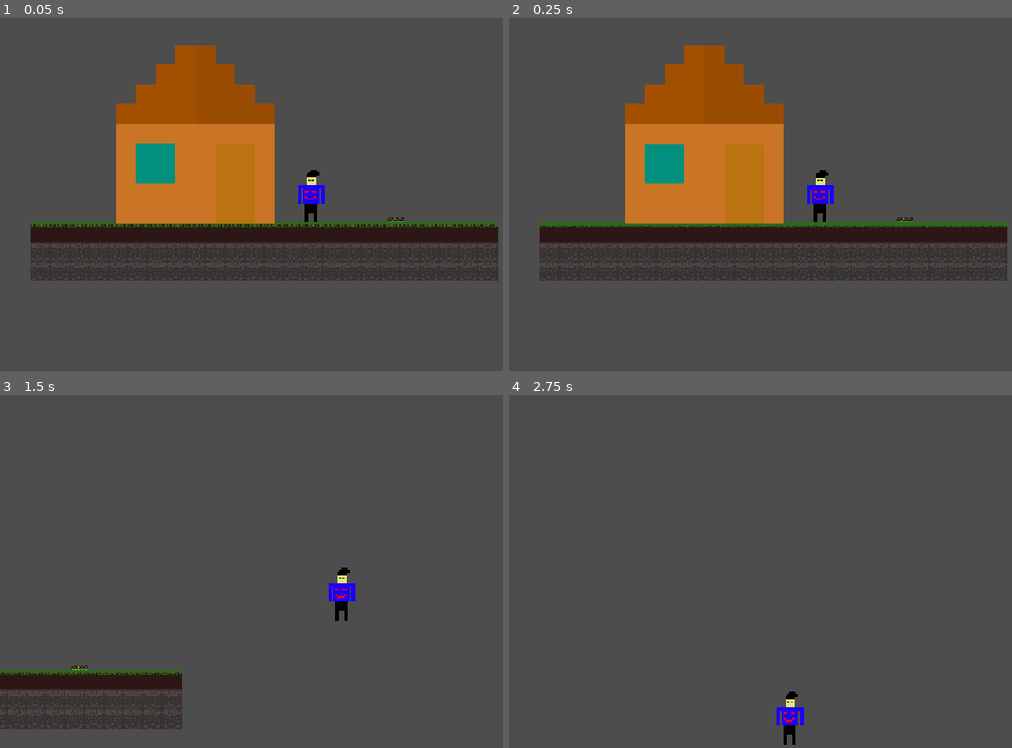
Above: before the commit, frames 1-4 (two rows, left to right).
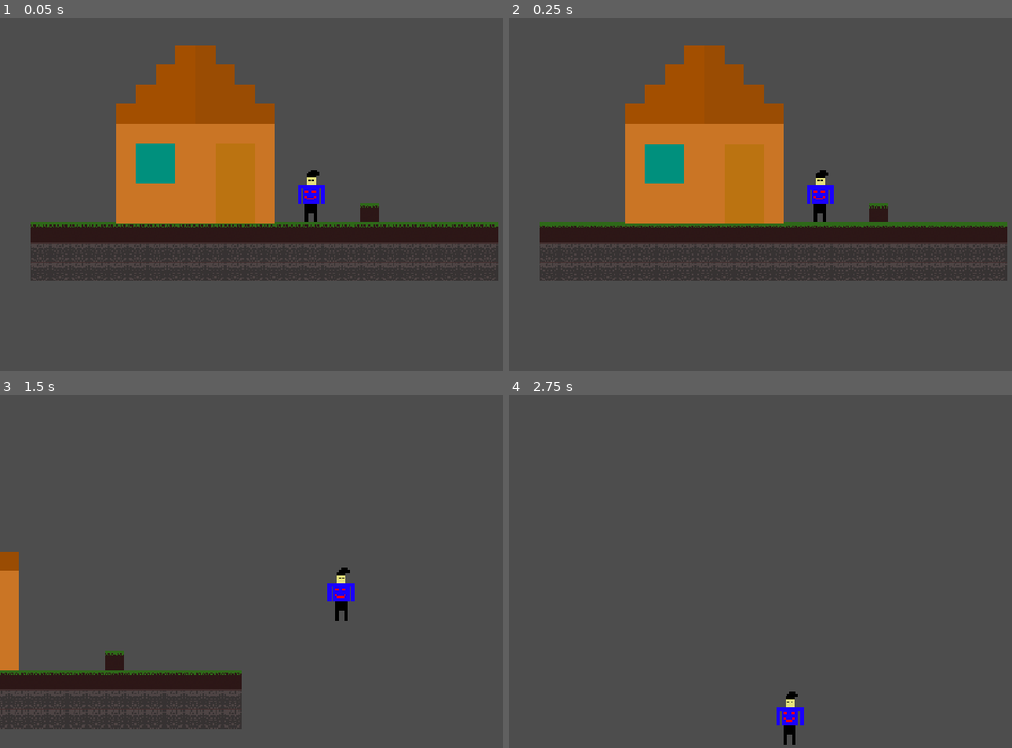
Above: after the commit, the same moments.

Repository: TheAbdullahSaleem/First-project-
Game: Godot game, scene res://scenes/world/World.tscn
Same seed, same stepped clock (60 frames per second), same inputs: the game is played once before the commit and once after it. This scene is started directly instead of the project's main scene.
Inputs (mouse positions are in pixels of both pictures, inside the frame that each line leads up to):
- Up to frame 1 (0.05 s): no input
- Up to frame 2 (0.25 s): no input
- Up to frame 3 (1.5 s): tap Enter at 0.5 s; move the mouse to (452, 553) at 0.52 s; press the mouse at (452, 553) at 0.53 s; hold D (right) from 0.53 s (still down); tap W (up) at 0.77 s; move the mouse to (186, 589) at 1.27 s; release the mouse at (186, 589) at 1.28 s; tap E (Interact) at 1.35 s
- Up to frame 4 (2.75 s): tap W (up) at 1.52 s; move the mouse to (886, 493) at 2.02 s; release D (right) at 2.03 s; press the mouse at (886, 493) at 2.03 s; hold A (left) from 2.03 s (still down)

The runs differ from the first frame. In frame 1, 0.2% of the frame differs, in the area x 71-81%, y 52-58%; in frame 2, 0.2%; in frame 3, 3.4%, in the area x 0-71%, y 44-95%; in frame 4, nothing differs.

Commit message:
Plating done

Diff:
--- /dev/null
+++ b/Resources/WheatData.tres
@@ -0,0 +1,12 @@
+[gd_resource type="Resource" script_class="CropData" format=3 uid="uid://bdhf4pwfv3csv"]
+
+[ext_resource type="Script" uid="uid://d23t0t4842lfg" path="res://scripts/crops/CropData.gd" id="1_00vbn"]
+[ext_resource type="Texture2D" uid="uid://11ed2s0nnns2" path="res://assets/sprites/crops/crop2_stage1.png" id="2_k8n7g"]
+[ext_resource type="Texture2D" uid="uid://7llfi75kpg07" path="res://assets/sprites/crops/crop2_stage2.png" id="3_xn7hg"]
+[ext_resource type="Texture2D" uid="uid://c1u350ob3offj" path="res://assets/sprites/crops/crop2_stage3.png" id="4_poer4"]
+[ext_resource type="Texture2D" uid="uid://33mcs0t2skuf" path="res://assets/sprites/crops/crop2_stage4.png" id="5_c7c3k"]
+
+[resource]
+script = ExtResource("1_00vbn")
+stage_textures = Array[Texture2D]([ExtResource("2_k8n7g"), ExtResource("3_xn7hg"), ExtResource("4_poer4"), ExtResource("5_c7c3k")])
+metadata/_custom_type_script = "uid://d23t0t4842lfg"
--- a/scenes/crops/Crop.tscn
+++ b/scenes/crops/Crop.tscn
@@ -31,9 +31,9 @@
 
 [node name="Label" type="Label" parent="." unique_id=724424556]
 offset_left = -20.0
-offset_top = -44.0
+offset_top = -26.0
 offset_right = 20.0
-offset_bottom = -21.0
+offset_bottom = -3.0
 theme_override_font_sizes/font_size = 10
 text = "[E]"
 horizontal_alignment = 1
--- a/scenes/crops/SoilTile.tscn
+++ b/scenes/crops/SoilTile.tscn
@@ -1,10 +1,10 @@
 [gd_scene format=3 uid="uid://eijxise53vdx"]
 
 [ext_resource type="Script" uid="uid://hig1biga7hhp" path="res://scripts/crops/SoilTile.gd" id="1_l3g8s"]
-[ext_resource type="Script" uid="uid://qb8hg4qh2lib" path="res://scripts/crops/Crop.gd" id="1_vfscn"]
 [ext_resource type="Script" uid="uid://d23t0t4842lfg" path="res://scripts/crops/CropData.gd" id="2_pq2ry"]
 [ext_resource type="Texture2D" uid="uid://byol681bbevf4" path="res://assets/sprites/crops/soiltile.png" id="3_pq2ry"]
 [ext_resource type="Script" uid="uid://nu6lxw81fvnw" path="res://scripts/system/interactable.gd" id="4_jgn0q"]
+[ext_resource type="Texture2D" uid="uid://byopkivmy4rkk" path="res://assets/sprites/crops/grass.png" id="4_tvp7b"]
 
 [sub_resource type="Resource" id="Resource_vfscn"]
 script = ExtResource("2_pq2ry")
@@ -13,23 +13,25 @@
 [sub_resource type="RectangleShape2D" id="RectangleShape2D_pq2ry"]
 size = Vector2(4, 12)
 
+[sub_resource type="RectangleShape2D" id="RectangleShape2D_00we2"]
+size = Vector2(16, 16)
+
 [node name="SoilTile" type="Node2D" unique_id=579594894]
 script = ExtResource("1_l3g8s")
 default_crop_data = SubResource("Resource_vfscn")
+tilled_texture = ExtResource("3_pq2ry")
+bare_texture = ExtResource("4_tvp7b")
 
 [node name="Sprite2D" type="Sprite2D" parent="." unique_id=2075368317]
-texture = ExtResource("3_pq2ry")
 
-[node name="Area2D" type="Area2D" parent="." unique_id=511603673]
+[node name="Area2D" type="Area2D" parent="." unique_id=511603673 node_paths=PackedStringArray("prompt_label")]
 script = ExtResource("4_jgn0q")
+prompt_label = NodePath("../Label")
 
 [node name="CollisionShape2D" type="CollisionShape2D" parent="Area2D" unique_id=1988483769]
+physics_interpolation_mode = 1
 position = Vector2(0, -14)
 shape = SubResource("RectangleShape2D_pq2ry")
-
-[node name="Crop" type="Node2D" parent="." unique_id=1584161492]
-script = ExtResource("1_vfscn")
-metadata/_custom_type_script = "uid://qb8hg4qh2lib"
 
 [node name="Label" type="Label" parent="." unique_id=535253080]
 offset_left = -20.0
@@ -40,3 +42,8 @@
 text = "[E]"
 horizontal_alignment = 1
 vertical_alignment = 1
+
+[node name="StaticBody2D" type="StaticBody2D" parent="." unique_id=1407595783]
+
+[node name="CollisionShape2D" type="CollisionShape2D" parent="StaticBody2D" unique_id=1642152618]
+shape = SubResource("RectangleShape2D_00we2")
--- a/scenes/world/World.tscn
+++ b/scenes/world/World.tscn
@@ -1,11 +1,12 @@
 [gd_scene format=4 uid="uid://dhv0iwhuhemvr"]
 
+[ext_resource type="PackedScene" uid="uid://eijxise53vdx" path="res://scenes/crops/SoilTile.tscn" id="1_5qbjp"]
 [ext_resource type="Texture2D" uid="uid://byopkivmy4rkk" path="res://assets/sprites/crops/grass.png" id="1_qxiha"]
 [ext_resource type="Texture2D" uid="uid://djfksoaqkcqs7" path="res://assets/sprites/crops/ground.png" id="2_i1jm3"]
 [ext_resource type="Texture2D" uid="uid://byol681bbevf4" path="res://assets/sprites/crops/soiltile.png" id="3_252at"]
 [ext_resource type="PackedScene" uid="uid://di5j4qsfsh1s1" path="res://scenes/world/House/house.tscn" id="4_qh0kd"]
 [ext_resource type="PackedScene" uid="uid://dgh7exavoppb7" path="res://scenes/player/character_body_2d.tscn" id="5_yr1n6"]
-[ext_resource type="PackedScene" uid="uid://qcomiwmyqvql" path="res://scenes/crops/Crop.tscn" id="6_i1jm3"]
+[ext_resource type="Resource" uid="uid://bdhf4pwfv3csv" path="res://Resources/WheatData.tres" id="7_252at"]
 
 [sub_resource type="TileSetAtlasSource" id="TileSetAtlasSource_l5ull"]
 texture = ExtResource("1_qxiha")
@@ -44,5 +45,6 @@
 position = Vector2(41, -23)
 scale = Vector2(0.58, 0.58)
 
-[node name="Crop" parent="." unique_id=289767440 instance=ExtResource("6_i1jm3")]
-position = Vector2(108, -8)
+[node name="SoilTile" parent="." unique_id=579594894 instance=ExtResource("1_5qbjp")]
+position = Vector2(87, -8)
+default_crop_data = ExtResource("7_252at")
--- a/scripts/crops/Crop.gd
+++ b/scripts/crops/Crop.gd
@@ -44,6 +44,7 @@
 		print("No water left!")
 		return
 	is_watered = true
+	print("Watering done")
 	# Optional: add a visual tint or water droplet effect here
 
 func harvest() -> void:
--- a/scripts/crops/SoilTile.gd
+++ b/scripts/crops/SoilTile.gd
@@ -11,6 +11,9 @@
 var crop_instance: Crop = null    # currently planted crop
 
 const CROP_SCENE = preload("res://scenes/crops/Crop.tscn")
+
+func _ready():
+	sprite.texture = bare_texture
 
 # Called when player presses E on this tile
 func interact() -> void:
@@ -26,6 +29,7 @@
 func till_soil() -> void:
 	is_tilled = true
 	sprite.texture = tilled_texture
+	print("Soil tilled")
 
 func plant_seed() -> void:
 	if not Inventory.use_seed():
@@ -34,7 +38,14 @@
 
 	crop_instance = CROP_SCENE.instantiate()
 	crop_instance.crop_data = default_crop_data
+
+	# moves the crop on top
+	crop_instance.position = Vector2(0, -16)
+
+
 	add_child(crop_instance)
+
+	print("seed planted")
 
 	# Listen for harvest so we know the crop is gone
 	crop_instance.crop_harvested.connect(_on_crop_harvested)
--- a/scripts/system/DayNightCycle.gd
+++ b/scripts/system/DayNightCycle.gd
@@ -41,3 +41,8 @@
 
 	day_started.emit(current_day)
 	print("Day %d begins." % current_day)
+
+func skip_night():
+	if is_night == true:
+		time_elapsed = 0.0
+		start_new_day()
